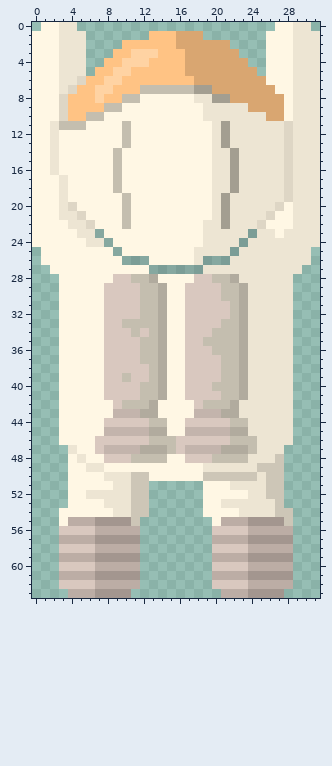
Pixel-art sprite -- client/public/assets/astronaut.png. The first picture shows the starting point.
The file is 32x64 pixels. Colours within 5 levels of each other are drawn and written as one.
New version:
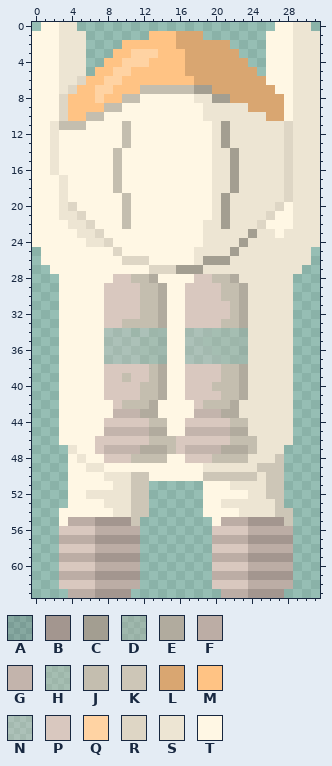
Palette (. is transparent): A #28282e26  B #a3968f  C #a39e91  D #b1ab9e52  E #b1ab9e  F #bcada5  G #c3b4ac  H #c4beaf52  J #c4beaf  K #cdc6b7  L #d9a671  M #ffc384  N #d9c8bf52  P #d9c8bf  Q #ffd3a3  R #ded6c5  S #ede5d3  T #fff7e4
Diff:
y 23: x 7 A -> R; x 24 A -> C
y 24: x 8 A -> R; x 23 A -> C
y 25: x 9 A -> R; x 22 A -> C
y 26: x 10..12 AAA -> RRR; x 19..21 AAA -> CCC
y 27: x 13..18 AAAAAA -> RRRCCC
y 34: x 8..14 PPPJPJE -> NNNHNHD; x 17..23 PPPJJJE -> NNNHHHD
y 35: x 8..14 PPPPJJE -> NNNNHHD; x 17..23 PPJJJJE -> NNHHHHD
y 36: x 8..14 PPPPJJE -> NNNNHHD; x 17..23 PPPJJJE -> NNNHHHD
y 37: x 8..14 PPPPJJE -> NNNNHHD; x 17..23 PPPPJJE -> NNNNHHD
Changed places in both pictures, as pixel boxes (x1, y1, x2, y2):
changed: (95, 229, 257, 274)
changed: (104, 328, 248, 364)
